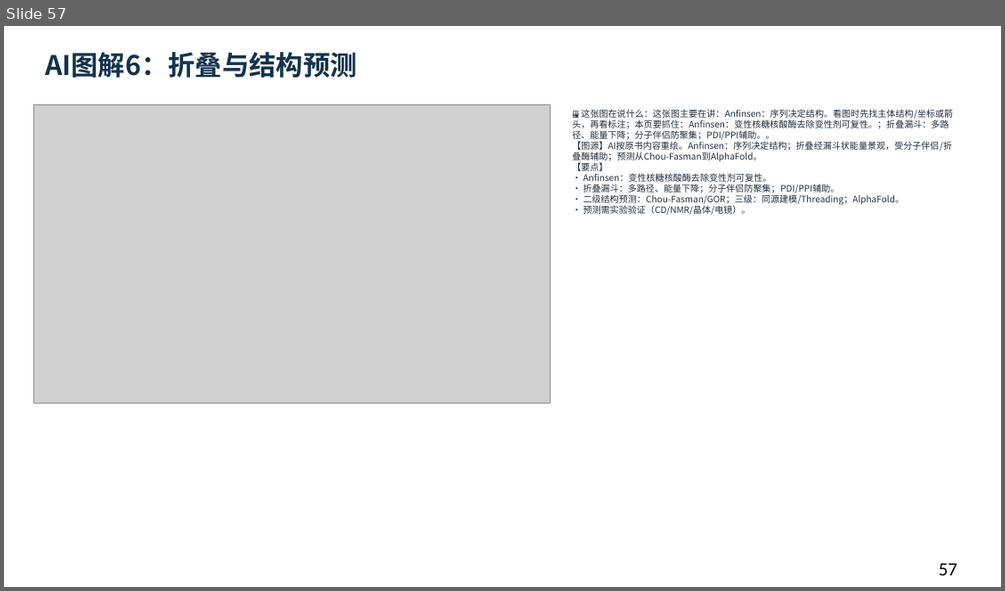
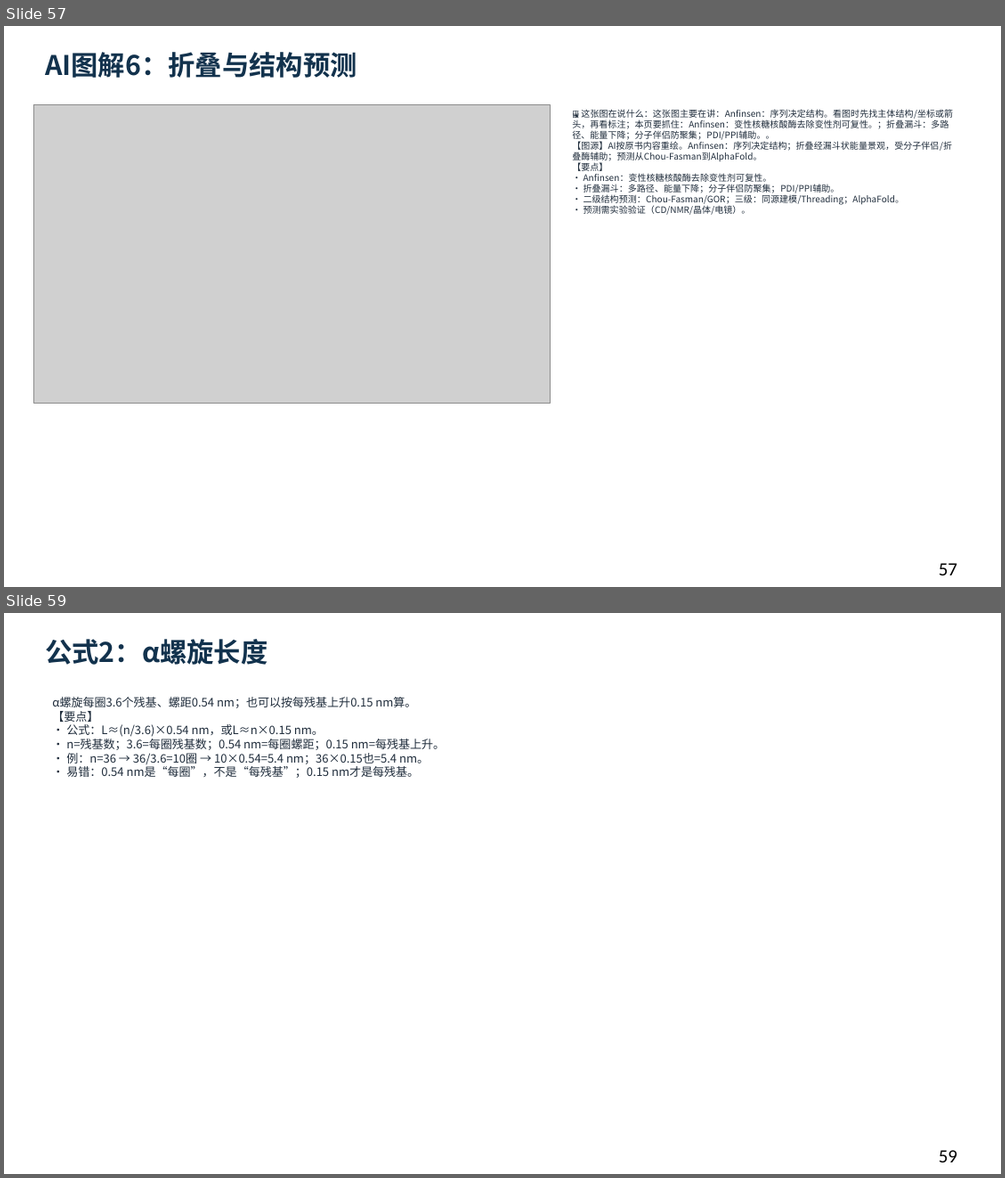
Before and after one commit to newkan-li/Biochemistry, a slide deck: downloads/bc03-ai-style.pptx. Shown one above the other, each under a label of ours: slide 57 before the commit, slides 57 and 59 after it; the slides between them are not shown. The pictures are 1005x591 and 1005x1178 pixels, drawn with LibreOffice and Linux fonts; fonts in the diff are those of the drawing; grey boxes stand for pictures. Boxes give left, top, right and bottom in pixels: in the first picture for what was removed or moved away, otherwise in the second. Text is boxed around its words. In the diff, an @@ line names an element or a change of style, - is before the commit and + after.

```diff
--- a/downloads/bc03-ai-style.pptx
+++ b/downloads/bc03-ai-style.pptx
@@ slide 59 added at box(4, 613, 1001, 1174), background #FFFFFF @@
@@ text added at box(45, 639, 268, 665), 26 pt, text #12324D, bold @@
+公式2：α螺旋长度
@@ text added at box(52, 697, 445, 778), 11.2 pt, text #202D3C @@
+α螺旋每圈3.6个残基、螺距0.54 nm；也可以按每残基上升0.15 nm算。
+【要点】
+• 公式：L≈(n/3.6)×0.54 nm，或L≈n×0.15 nm。
+• n=残基数；3.6=每圈残基数；0.54 nm=每圈螺距；0.15 nm=每残基上升。
+• 例：n=36 → 36/3.6=10圈 → 10×0.54=5.4 nm；36×0.15也=5.4 nm。
+• 易错：0.54 nm是“每圈”，不是“每残基”；0.15 nm才是每残基。
@@ text added at box(938, 1150, 957, 1162), 18 pt, text #000000 @@
+59
```
Also in this commit, not shown: 18 slides changed, 3 other slides added, 6 other files.
